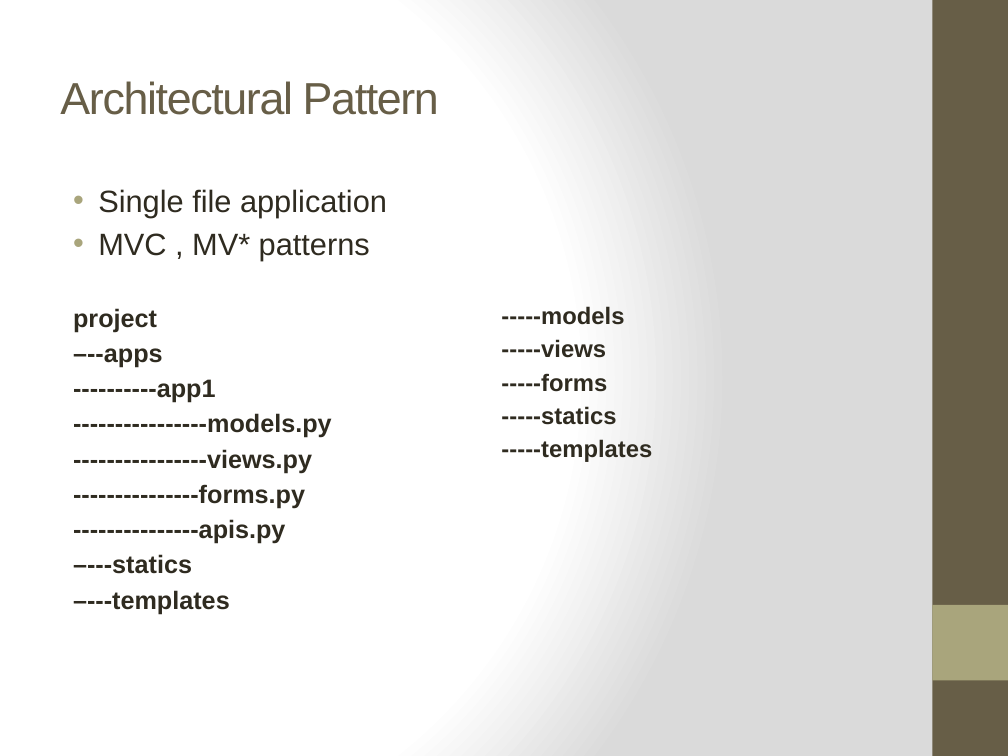
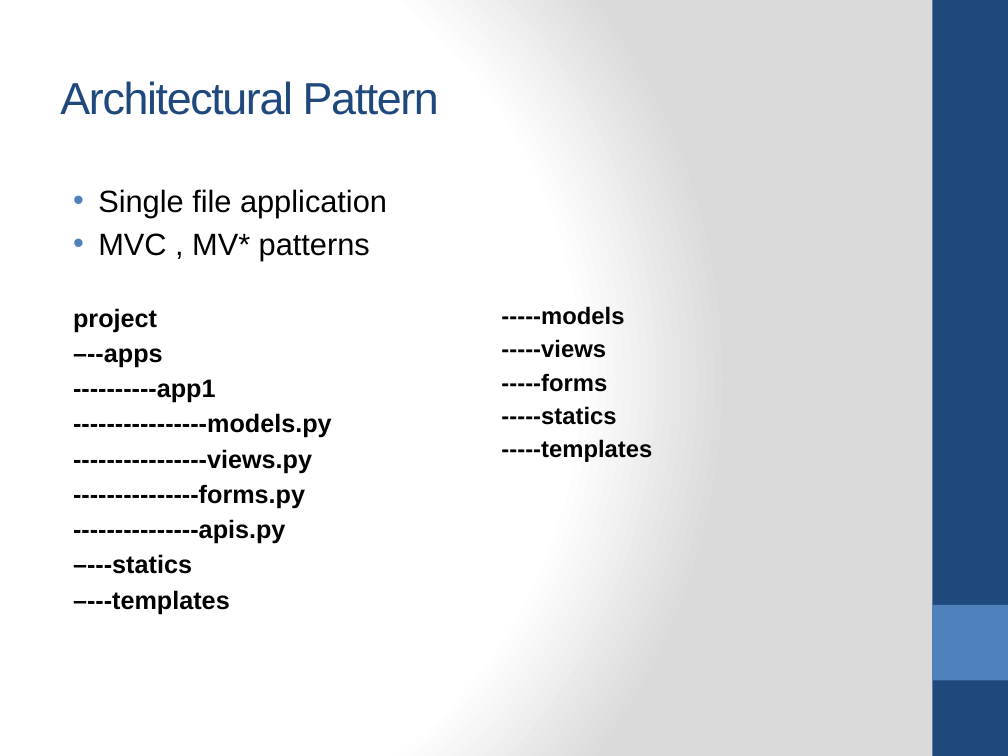
Before and after one commit to itmard/zconf_flask_intro, a slide deck: slide 36 of slide/zconf.pptx (slide 35 before the commit). Drawn at 1008x756 pixels with LibreOffice and Linux fonts; fonts in the diff are those of the drawing. Boxes give left, top, right and bottom in pixels: in the first picture for what was removed or moved away, otherwise in the second. Text is boxed around its words. In the diff, an @@ line names an element or a change of style, - is before the commit and + after.

```diff
--- a/slide/zconf.pptx
+++ b/slide/zconf.pptx
@@ rectangle at [932, 0, 1008, 756]: fill #675E47 to #1F497D @@
@@ title "Architectural Pattern" at [60, 81, 439, 115]: text colour #675E47 to #1F497D @@
@@ text "Single file application" at [73, 189, 387, 614]: text colour #2F2B20 to #000000; bullet colour #A9A57C to #4F81BD @@
@@ text "-----models" at [501, 306, 652, 462]: text colour #2F2B20 to #000000 @@
@@ rectangle at [932, 605, 1008, 680]: fill #A9A57C to #4F81BD @@
```
Also in this commit, not shown: 34 other slides changed, 3 slides added, 2 slides removed, 1 other file.
